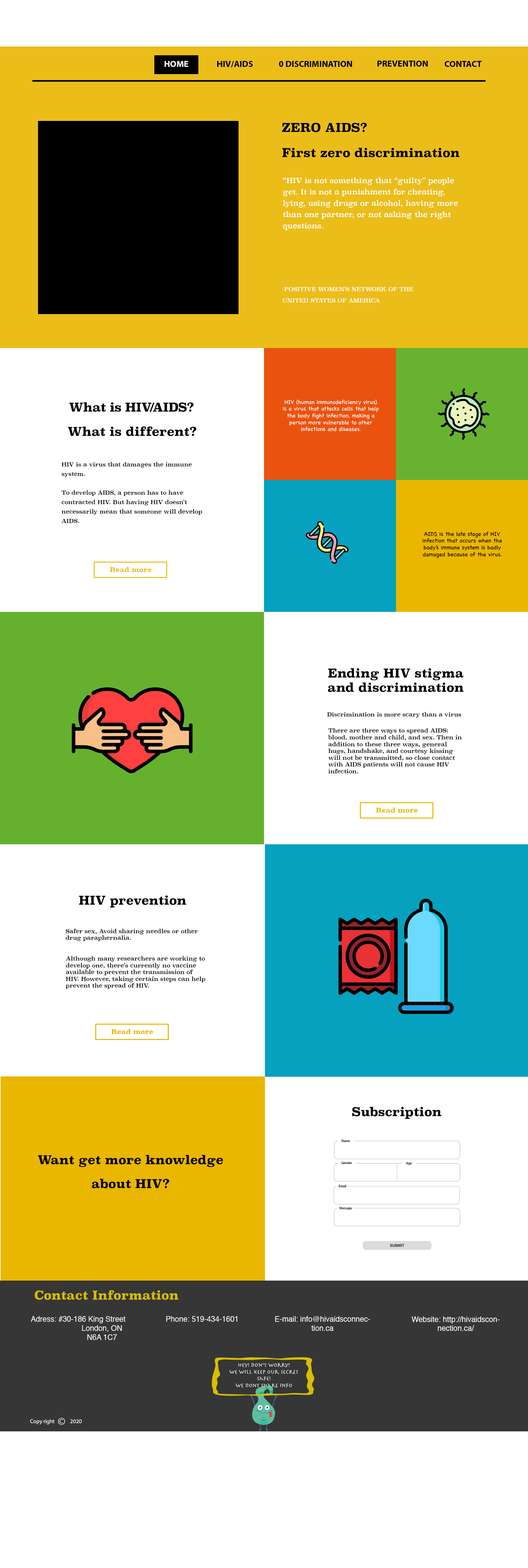
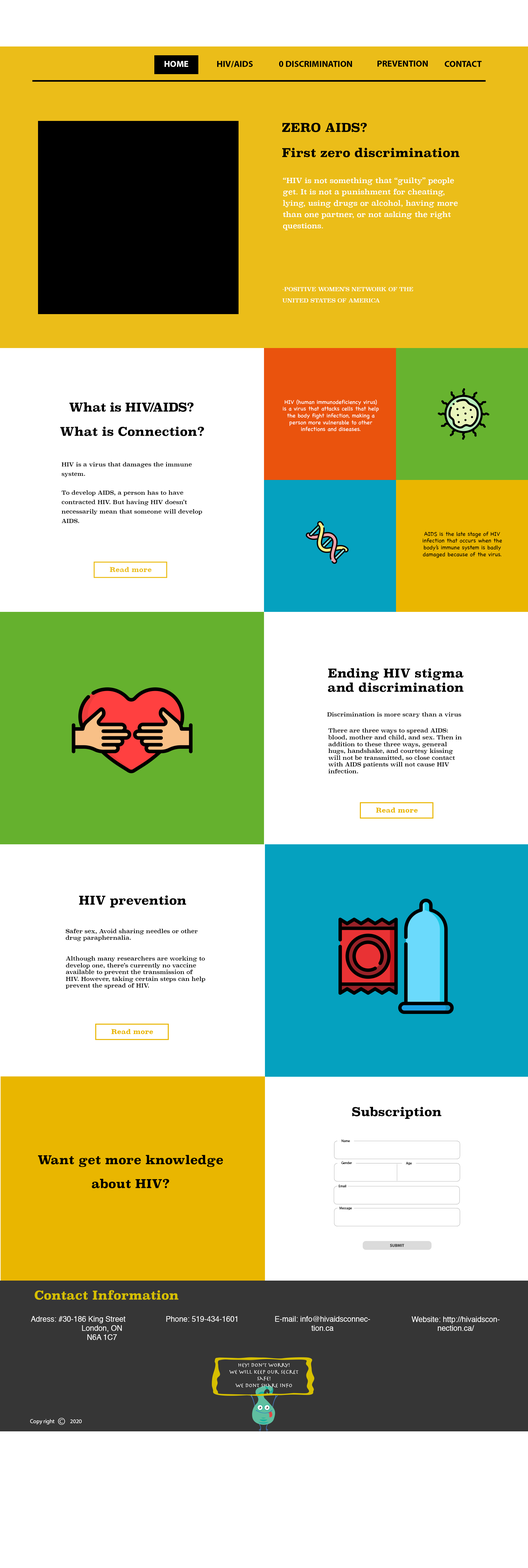
Layer changes from the first w=528, h=1568 image to the second:
renamed "What is different?" to "What is Connection?", painted on it over (x1=59, y1=426, x2=204, y2=437)
